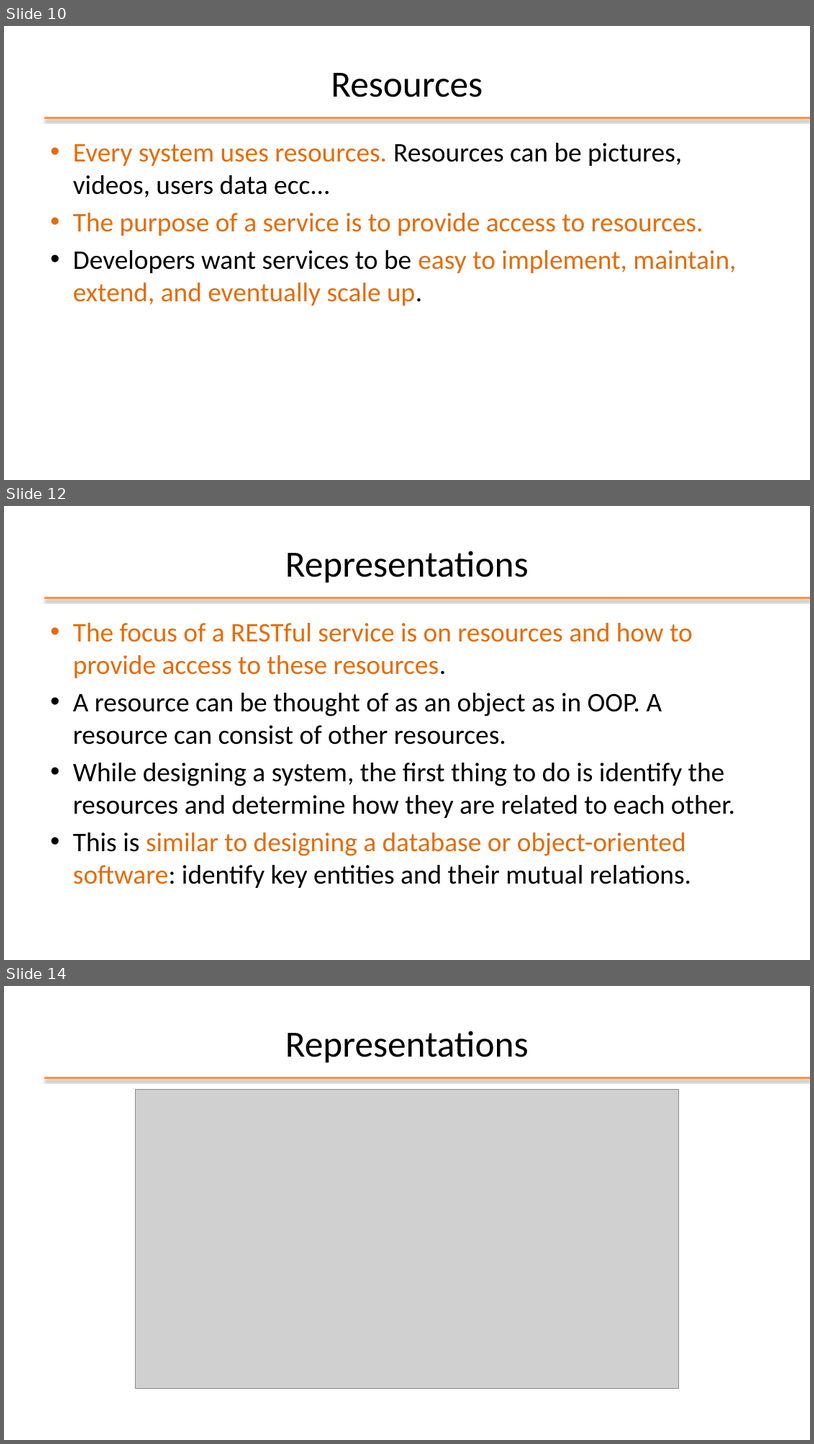
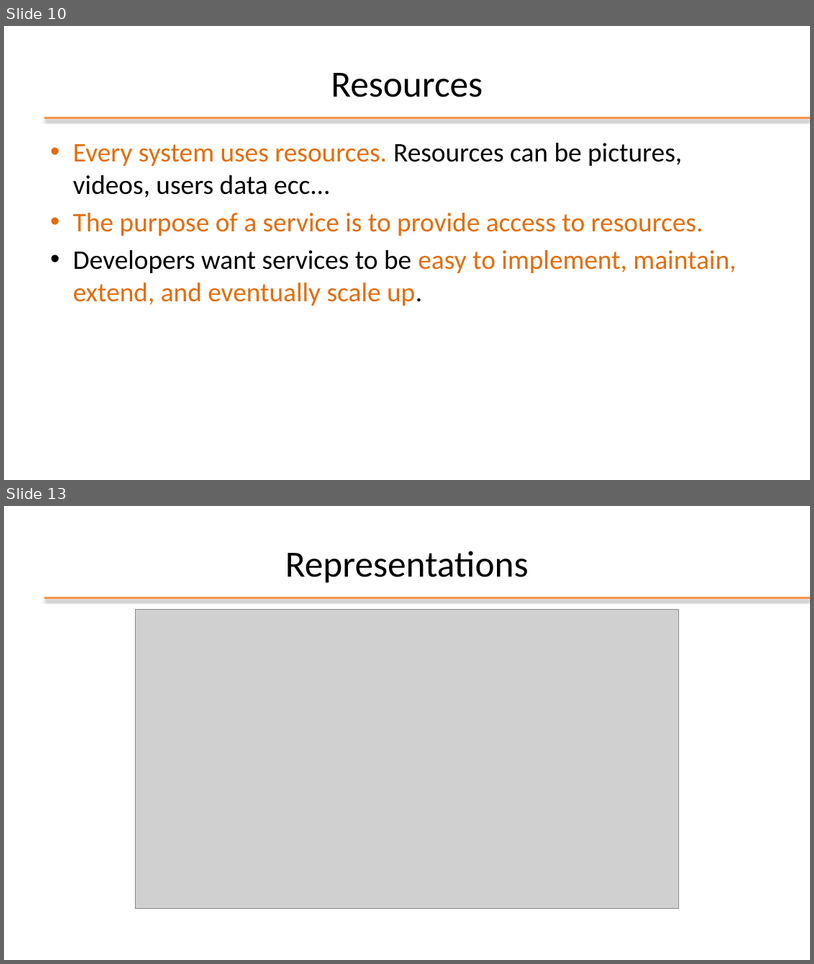
Before and after one commit to nbicocchi/learn-java-core, a slide deck: assets/slides/P3 - Java Data Access (REST).pptx. Shown one above the other, each under a label of ours: slides 10, 12 and 14 before the commit, slides 10 and 13 after it; the slides between them are not shown. The pictures are 814x1444 and 814x964 pixels, drawn with LibreOffice and Linux fonts; fonts in the diff are those of the drawing; grey boxes stand for pictures; background and template pictures are left out. Boxes give left, top, right and bottom in pixels: in the first picture for what was removed or moved away, otherwise in the second. Text is boxed around its words. In the diff, an @@ line names an element or a change of style, - is before the commit and + after.

```diff
--- a/assets/slides/P3 - Java Data Access (REST).pptx
+++ b/assets/slides/P3 - Java Data Access (REST).pptx
@@ slide 12 removed at [4, 506, 810, 960], background #FFFFFF; not listed: 1 template element that a slide beside it also shows @@
@@ title removed at [286, 551, 529, 583] @@
-Representations
@@ text removed at [73, 623, 736, 888] @@
-• The focus of a RESTful service is on resources and how to provide access to these resources.
-• A resource can be thought of as an object as in OOP. A resource can consist of other resources.
-• While designing a system, the first thing to do is identify the resources and determine how they are related to each other.
-• This is similar to designing a database or object-oriented software: identify key entities and their mutual relations.
@@ what was slide 14 is now slide 13 @@
```
Also in this commit, not shown: 5 slides changed, 1 other slide removed.
